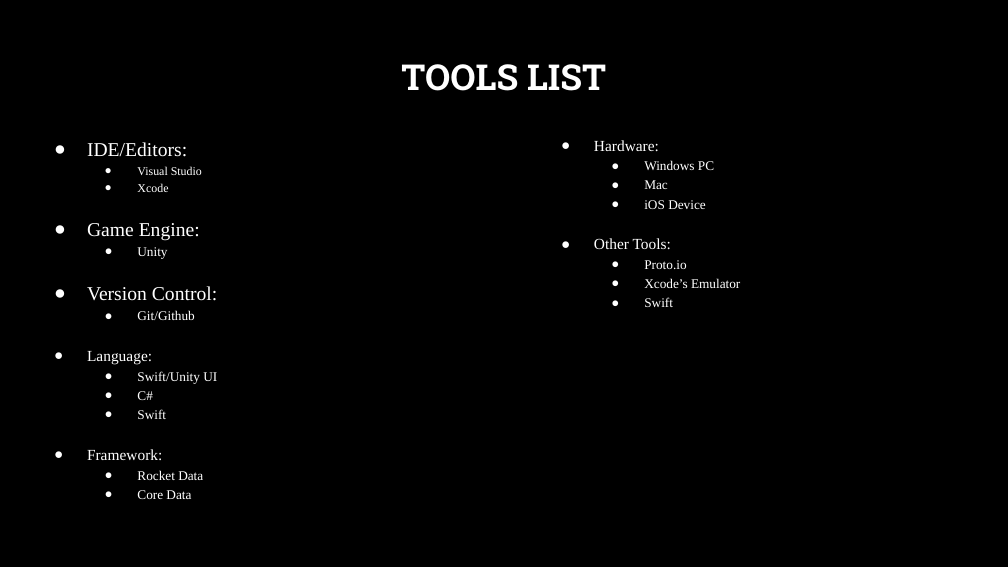
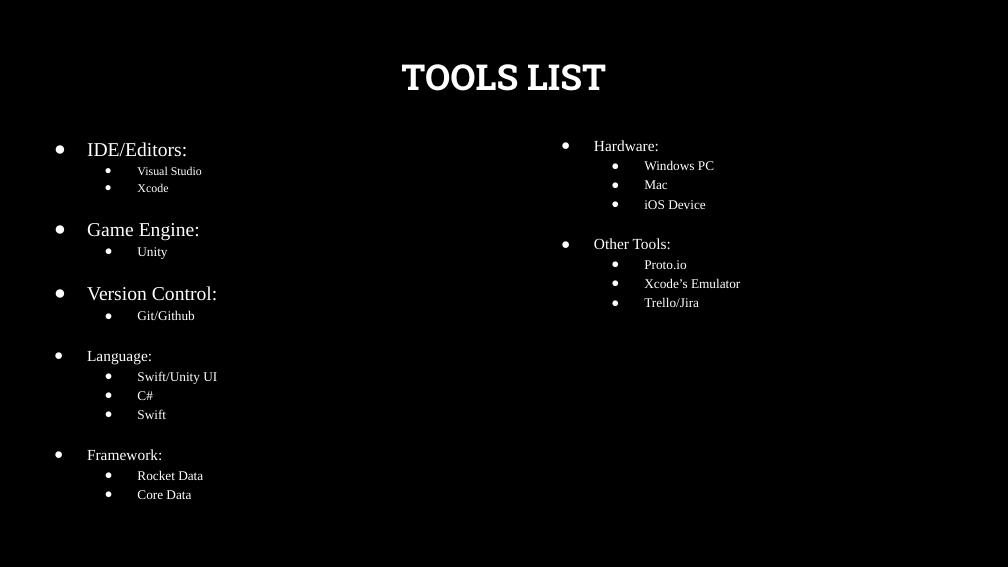
Before and after one commit to steveb1250/Devils_Grip_Proposal, a slide deck: slide 9 of CSC_520_Devils_Grip.pptx. Drawn at 1008x567 pixels with LibreOffice and Linux fonts; fonts in the diff are those of the drawing; background and template pictures are left out. Boxes give left, top, right and bottom in pixels: in the first picture for what was removed or moved away, otherwise in the second. Text is boxed around its words. In the diff, an @@ line names an element or a change of style, - is before the commit and + after.

```diff
--- a/CSC_520_Devils_Grip.pptx
+++ b/CSC_520_Devils_Grip.pptx
@@ text at (x1=644, y1=297, x2=699, y2=307): text changed @@
-  ● Swift
+  ● Trello/Jira
```
Also in this commit, not shown: 1 other slide changed, 1 other file.
